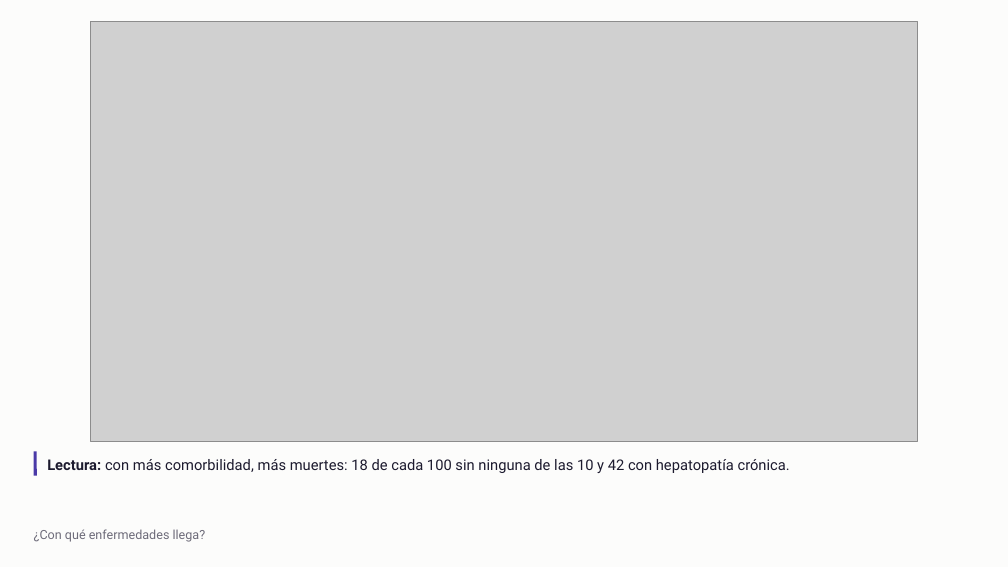
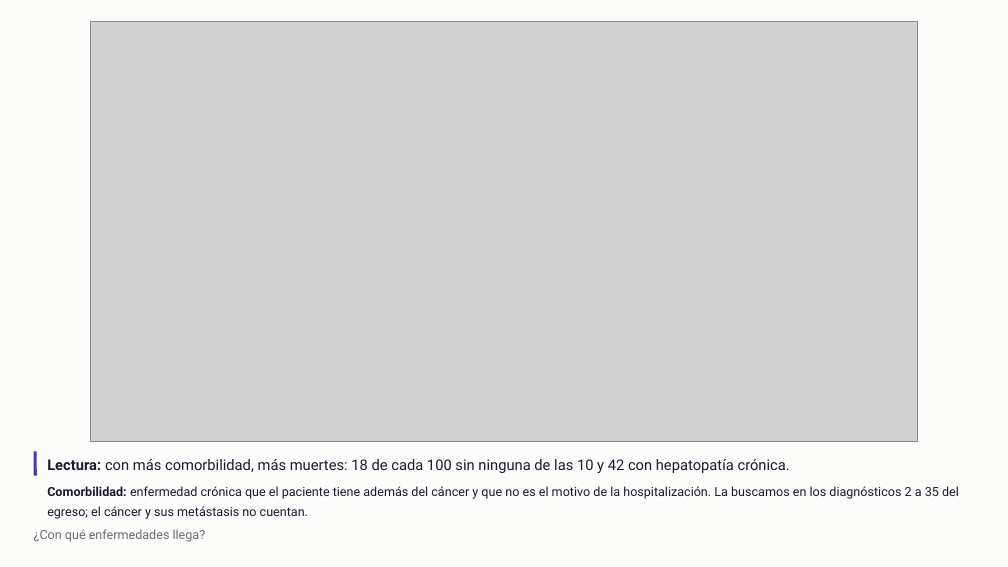
Before and after one commit to mvxizzz/proyecto-analisis-datos, a slide deck: slide 12 of presentacion/Dashboard CUP Chile - Avance 2.pptx. Drawn at 1008x567 pixels with LibreOffice and Linux fonts; fonts in the diff are those of the drawing; grey boxes stand for pictures. Boxes give left, top, right and bottom in pixels: in the first picture for what was removed or moved away, otherwise in the second. Text is boxed around its words. In the diff, an @@ line names an element or a change of style, - is before the commit and + after.

Commit message:
Correcciones del plan de trabajo y dashboard v0.3 con zonas
- Comorbilidad definida igual en la PPT, el guion, el dashboard y el notebook
- "Restricción de datos (0–18 años)" en vez de "limpieza"
- Pacientes únicos frente a egresos: 3.889 egresos CUP de 3.520 pacientes (no es la suma de los años)
- PPT: sin SMR ni embudo en la metodología; captura nueva del dashboard
- Dashboard: "Dif. %" en vez de "Var.", ayudas (i) en cada variable, colores por significado y UI renovada
- Filtro Zona (norte, centro y sur); el mapa se acerca a la zona elegida
- Pestaña Territorio: mapa grande por egresos o mortalidad, indicadores y detalle por región
- Pestaña Comparaciones: las tres zonas lado a lado, CUP frente a metastásicos
- Guion y su PDF actualizados

```diff
--- a/presentacion/Dashboard CUP Chile - Avance 2.pptx
+++ b/presentacion/Dashboard CUP Chile - Avance 2.pptx
@@ text added at box(47, 486, 959, 519), 12 pt, text #1C1A2E @@
+Comorbilidad: enfermedad crónica que el paciente tiene además del cáncer y que no es el motivo de la hospitalización. La buscamos en los diagnósticos 2 a 35 del egreso; el cáncer y sus metástasis no cuentan.
```
Also in this commit, not shown: 4 other slides changed, 7 other files.
